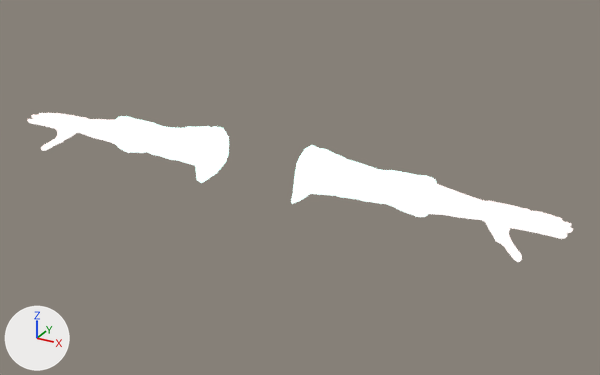
What one commit did to the glTF model static/models/characters/parts/Male_Peasant_Arms.glb.
One viewpoint serves both versions: a 50 mm lens placed at (1.192, -1.855, 2.362), pointed at (0.121, 0.092, 1.388). The axes (+X, +Y, +Z) are drawn at lower left. The lights are the same throughout. The first picture is the older version. Where no turn or scale is listed for an object, it has been applied to the vertices.

Objects in the first picture: 'Male_Peasant_Arms'.
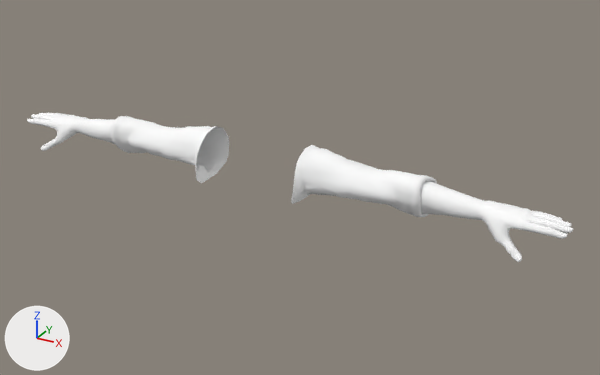
Boxes (x1, y1, x2, y2) around the edits, measured in the pictures (600 x 375 px):
'Male_Peasant_Arms', recoloured, surface changed: (27, 113, 573, 262) in both

The edits, one by one:
Material 'MI_Regular_Male' (mat_mi_regular_male) changes colour from brown #8c4626 to white #ffffff; in linear values from (0.263, 0.0613, 0.0196) to (1.0, 1.0, 1.0).
In material 'MI_Regular_Male' (mat_mi_regular_male), emission_strength is no longer 1.0.
Material 'MI_Peasant' (mat_mi_peasant) changes colour from cyan #16ccaf to white #ffffff; in linear values from (0.00811, 0.604, 0.43) to (1.0, 1.0, 1.0).
In material 'MI_Peasant' (mat_mi_peasant), emission_strength is no longer 1.0.
